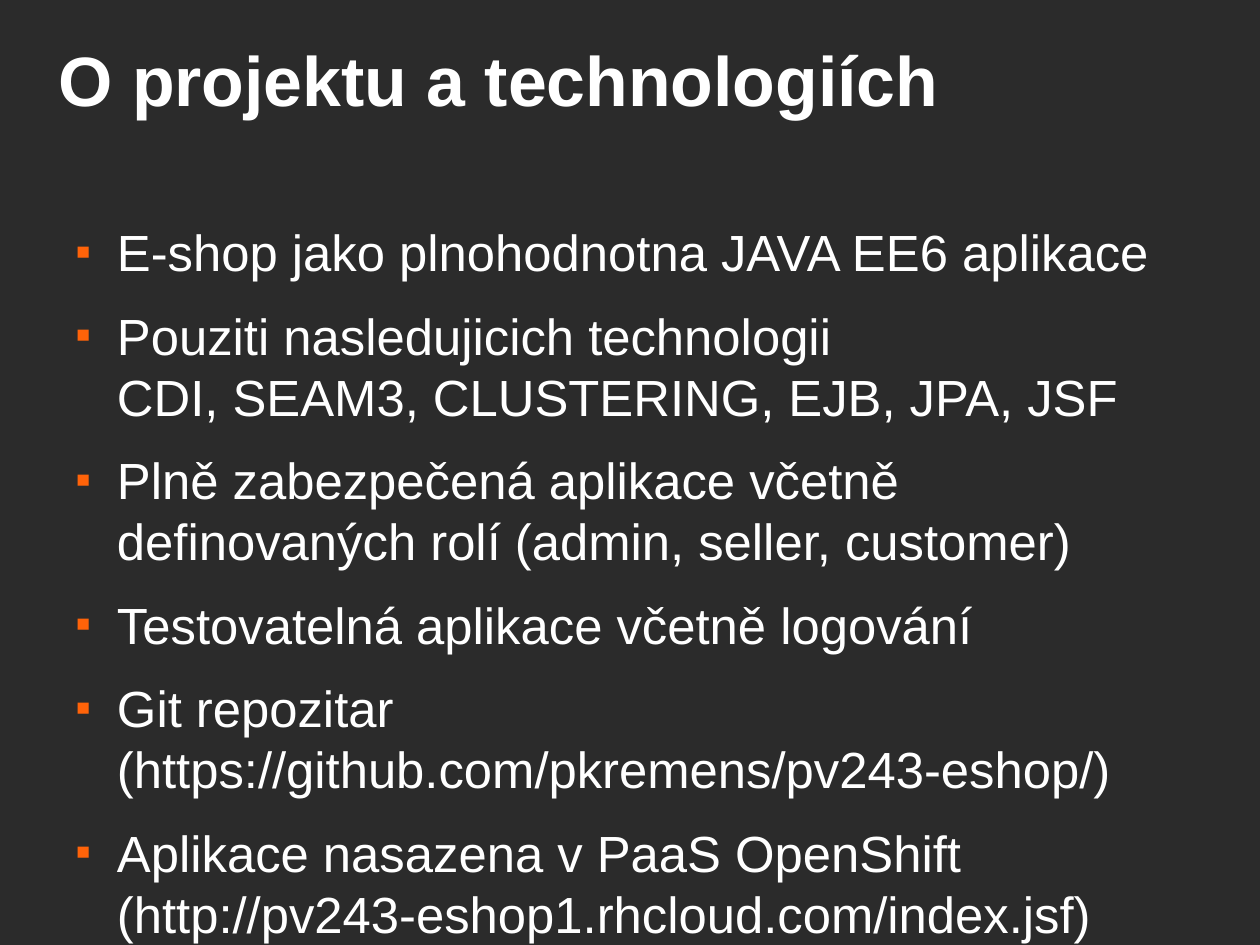
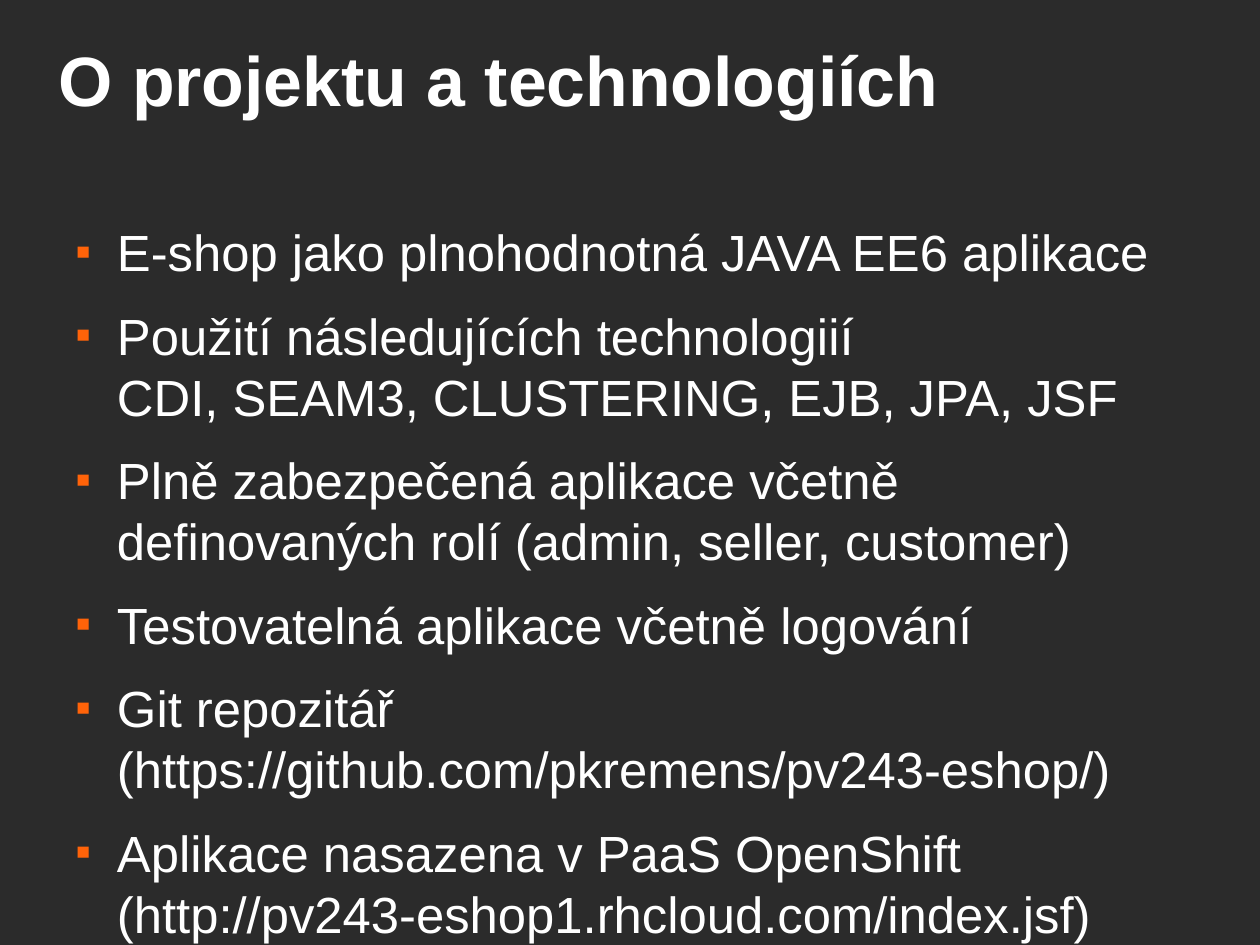
Before and after one commit to pkremens/pv243-eshop, a slide deck: slide 2 of jboss-presentation.odp. Drawn at 1260x945 pixels with LibreOffice and Linux fonts; fonts in the diff are those of the drawing; background and template pictures are left out; a plain dark background stands for a picture behind light text. Boxes give left, top, right and bottom in pixels: in the first picture for what was removed or moved away, otherwise in the second. Text is boxed around its words. In the diff, an @@ line names an element or a change of style, - is before the commit and + after.

```diff
--- a/jboss-presentation.odp
+++ b/jboss-presentation.odp
@@ text at (117,233,1148,423): text changed @@
-■ E-shop jako plnohodnotna JAVA EE6 aplikace
-■ Pouziti nasledujicich technologii CDI, SEAM3, CLUSTERING, EJB, JPA, JSF
+■ E-shop jako plnohodnotná JAVA EE6 aplikace
+■ Použití následujících technologiií CDI, SEAM3, CLUSTERING, EJB, JPA, JSF
@@ text at (117,689,1110,799): text changed @@
-■ Git repozitar (https://github.com/pkremens/pv243-eshop/)
+■ Git repozitář (https://github.com/pkremens/pv243-eshop/)
```
Also in this commit, not shown: 1 other file.
